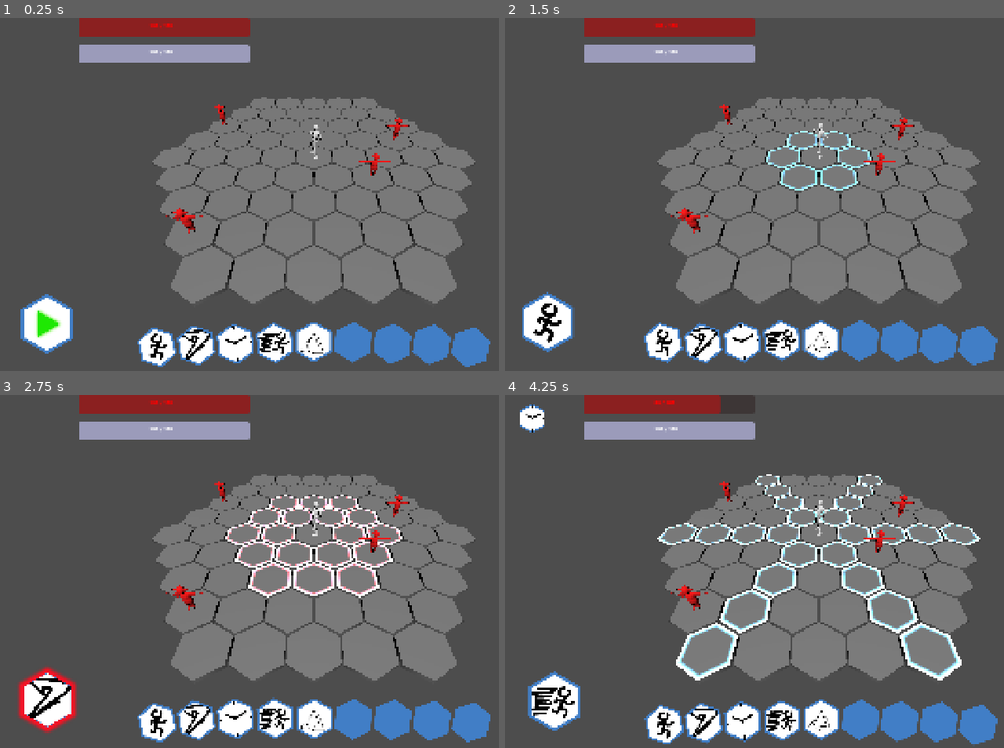
Above: before the commit, frames 1-4 (two rows, left to right).
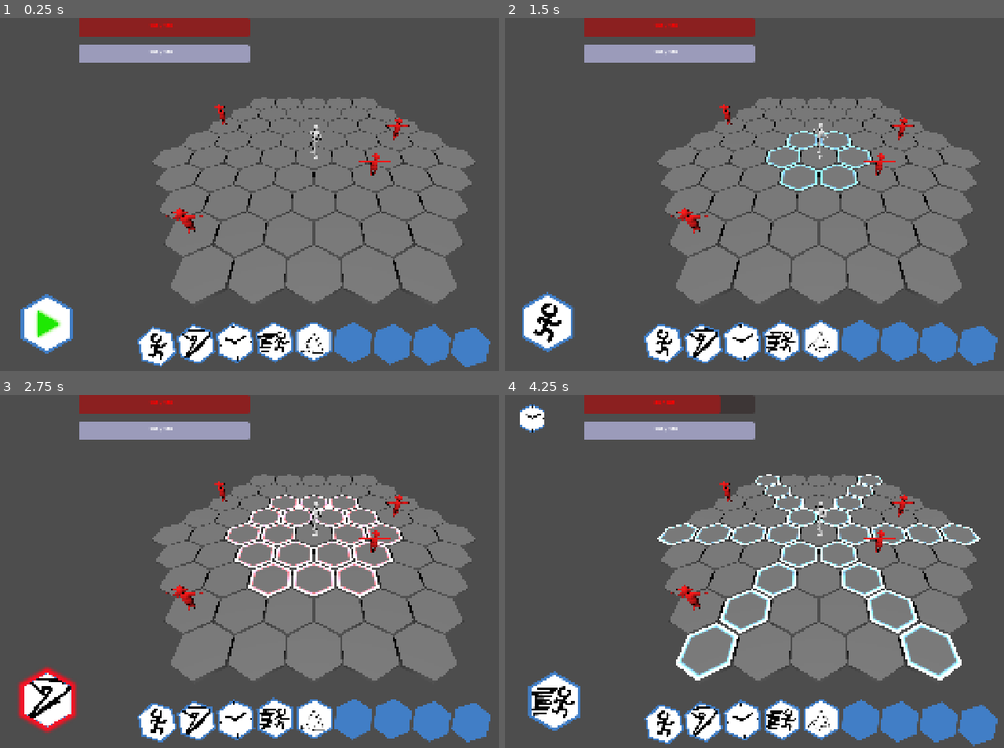
Above: after the commit, the same moments.

Repository: mmb5049/IGME601-Group4
Game: Godot game, scene res://Levels/Arena.tscn
Same seed, same stepped clock (60 frames per second), same inputs: the game is played once before the commit and once after it.
Inputs (mouse positions are in pixels of both pictures, inside the frame that each line leads up to):
- Up to frame 1 (0.25 s): no input
- Up to frame 2 (1.5 s): click (549, 325) at 0.5 s; tap Enter at 1.25 s; drag from (664, 339) to (879, 116) at 1.27 s
- Up to frame 3 (2.75 s): drag from (194, 719) to (284, 642) at 2.02 s
- Up to frame 4 (4.25 s): move the mouse to (739, 719) at 2.77 s; hold D 2.78-3.5 s; tap H at 2.85 s; click (739, 719) at 2.92 s; drag from (779, 716) to (629, 518) at 3.52 s

The runs differ from the first frame. In frame 1, 0.7% of the frame differs, in the area x 27-97%, y 86-99%; in frame 2, 0.7%; in frame 3, 0.6%; in frame 4, 0.9%, in the area x 28-98%, y 29-100%.

Commit message:
Try to lineup the timing better

Diff:
--- a/igme-601-group-4/Characters/player_controller.gd
+++ b/igme-601-group-4/Characters/player_controller.gd
@@ -378,16 +378,10 @@
 			if has_animation:
 				animationManager.take_action.connect(attack)
 				await animationManager.animationPlayer.animation_finished
-
 				if animationManager.take_action.is_connected(attack):
 					animationManager.take_action.disconnect(attack)
-
-				if not action_fired:
-					# Temporary fallback for builds where the event fails.
-		   			# Damage occurs at the end of the animation.
-					attack.call(0)
-				else:
-					attack.call(0)
+			else:
+				attack.call(0)
 
 		Global.AbilityType.TRAP:
 			var trap_cell: Vector2i = (
